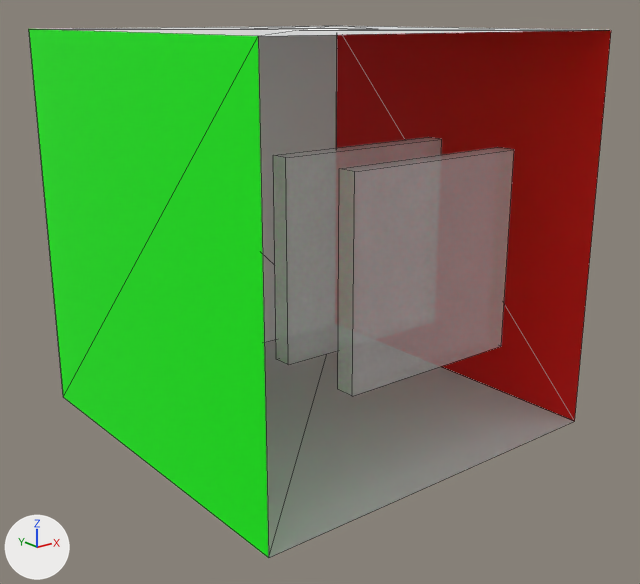
The OBJ model res/transparent.obj, before and after one commit.
Rendered twice from a camera (50 mm lens) standing at (-9.76, -14.23, 8.57) and looking at (1.57, -0.07, 2.9). Lighting does not change. The marker at lower left points along +X, +Y and +Z. Mesh edges are drawn as thin lines. Where no turn or scale is listed for an object, it has been applied to the vertices.
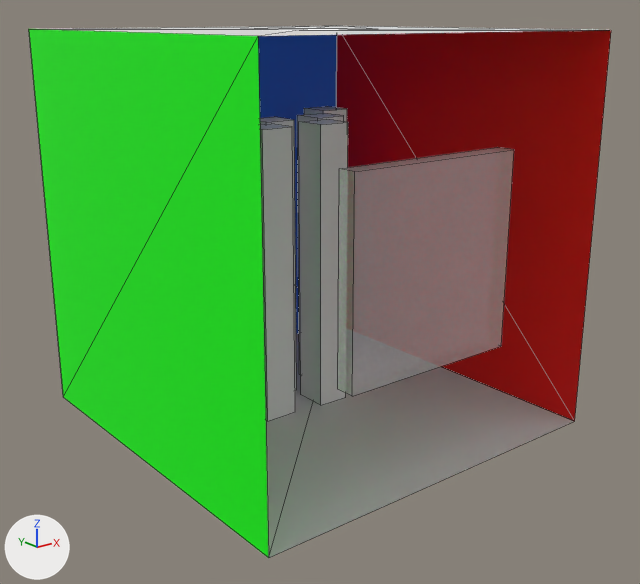
Commit message: added: more objects to transparent scene

Location of each change, [x1, y1, x2, y2] in pixels of the pictures (640 x 584 px):
'Cube.001_Cube.004', deleted: before [273, 137, 442, 365]
'Plane.008', recoloured (white to blue): [258, 35, 337, 343] in both
'Cube.008_Cube.013', added: after [299, 119, 348, 405]
'Cube.007_Cube.012', added: after [260, 123, 295, 421]
'Cube.004_Cube.002', added: after [260, 117, 297, 390]
'Cube.006_Cube.011', added: after [297, 113, 344, 375]
'Cube.005', added: after [304, 106, 347, 122]

What the commit changed:
Material 'back_wall.001' (mat_back_wall_001) changes colour from white #e7e7e7 to blue #0064e7; in linear values from (0.8, 0.8, 0.8) to (0.0, 0.127, 0.8).
Material 'None' (mat_none) is new.
Its base color is (0.8, 0.8, 0.8) (white #e7e7e7).
Its roughness is 0.293.
Mesh me_cube_008_cube_013 is new.
It is a box spanning x 1.93..2.68, y 0.36..1.11, z 0.0..6.38.
It uses material mat_none (white #e7e7e7).
Mesh me_cube_007_cube_012 is new.
It is a box spanning x 0.51..1.26, y 0.45..1.2, z 0.0..6.38.
It uses material mat_none (white #e7e7e7).
Mesh me_cube_006_cube_011 is new.
It is a box spanning x 2.66..3.41, y 1.37..2.12, z 0.0..6.38.
It uses material mat_none (white #e7e7e7).
Mesh me_cube_005 is new.
It is a box spanning x 3.74..4.49, y 2.52..3.27, z 0.0..6.38.
It uses material mat_none (white #e7e7e7).
Mesh me_cube_004_cube_002 is new.
It is a box spanning x 1.3..2.05, y 1.42..2.17, z 0.0..6.38.
It uses material mat_none (white #e7e7e7).
Object 'Cube.001_Cube.004' (ob_cube_001_cube_004) is deleted.
Object 'Cube.008_Cube.013' (ob_cube_008_cube_013) is new; it shows me_cube_008_cube_013.
Its location is (0.0, 0.0, 0.0).
Object 'Cube.007_Cube.012' (ob_cube_007_cube_012) is new; it shows me_cube_007_cube_012.
Its location is (0.0, 0.0, 0.0).
Object 'Cube.006_Cube.011' (ob_cube_006_cube_011) is new; it shows me_cube_006_cube_011.
Its location is (0.0, 0.0, 0.0).
Object 'Cube.005' (ob_cube_005) is new; it shows me_cube_005.
Its location is (0.0, 0.0, 0.0).
Object 'Cube.004_Cube.002' (ob_cube_004_cube_002) is new; it shows me_cube_004_cube_002.
Its location is (0.0, 0.0, 0.0).
